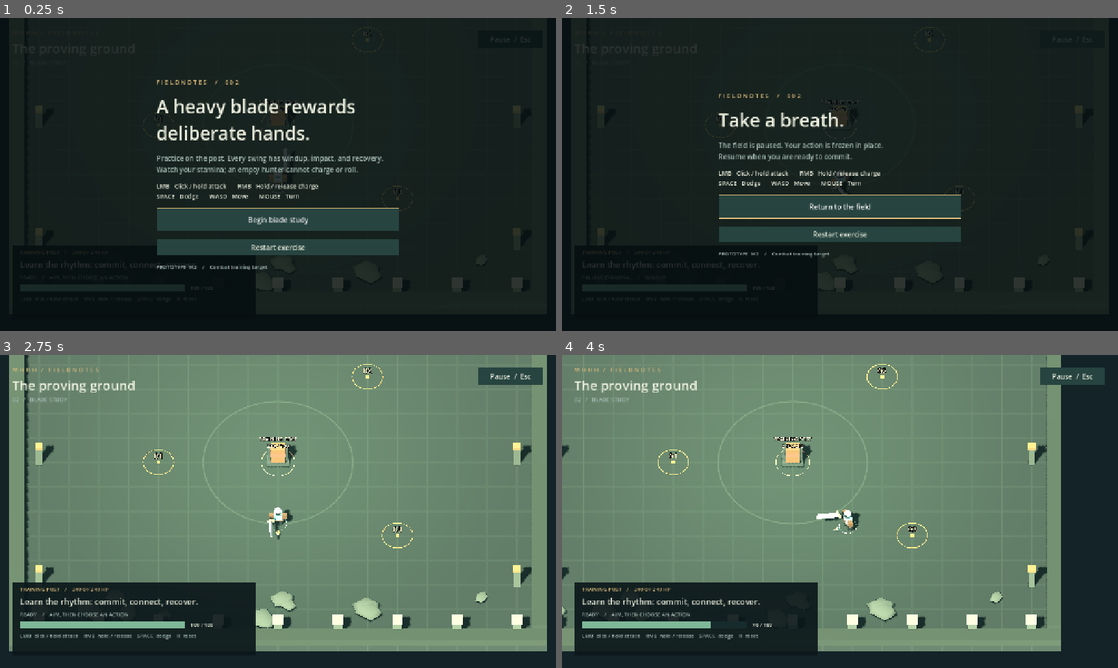
Above: before the commit, frames 1-4 (two rows, left to right).
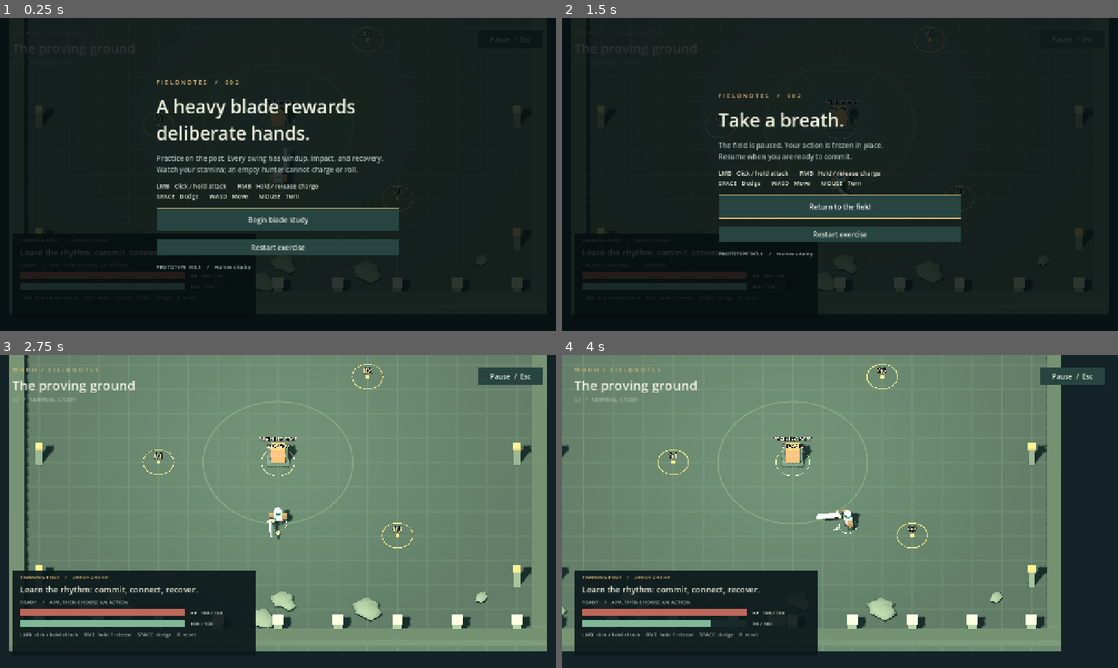
Above: after the commit, the same moments.

Repository: HULIANGA/mhhh
Game: Godot game, scene res://scenes/main.tscn
The game is run twice, just before and just after one commit, with the same random seed, the same clock (stepped at 60 frames per second) and the same inputs.
Inputs (mouse positions are in pixels of both pictures, inside the frame that each line leads up to):
- Up to frame 1 (0.25 s): no input
- Up to frame 2 (1.5 s): click "Begin blade study" at 0.5 s; click "Pause / Esc" at 1.25 s
- Up to frame 3 (2.75 s): click "Restart exercise" at 2 s
- Up to frame 4 (4 s): tap Enter at 2.75 s; move the mouse to (962, 495) at 2.77 s; hold D (move_right) 2.78-3.53 s; click (962, 495) at 2.85 s; tap Space (dodge) at 3.05, 3.6 s; move the mouse to (728, 527) at 3.52 s; hold S (move_down) from 3.53 s (still down); click (728, 527) at 3.8 s

The runs differ from the first frame. In frame 1, 0.8% of the frame differs, in the area x 3-48%, y 68-88%; in frame 2, 0.8%; in frame 3, 3.6%, in the area x 2-46%, y 13-91%; in frame 4, 3.6%.

Commit message:
Add player health, HUD and vitality tests
Implement M3.1 player vitality: add max_health/health, receive_hit() with attack-token deduplication, dodge invulnerability, defeated state and reset behavior. Expose health_changed, hit_received and defeated signals; connect HUD to show player health and transient hurt feedback. Add automated tests (tests/vitality_test.gd) covering health, deduplication, dodge immunity, defeat and reset, and update tools/dev.py to run them. Update README, INPUT.md, M3_PLAN and add M3_ACCEPTANCE.md to document M3 progress and acceptance criteria.

Diff:
--- a/scripts/hud.gd
+++ b/scripts/hud.gd
@@ -15,6 +15,8 @@
 var objective: Label
 var target_health: Label
 var action_label: Label
+var player_health_bar: ProgressBar
+var player_health_value: Label
 var stamina_bar: ProgressBar
 var stamina_value: Label
 var feedback: Label
@@ -33,7 +35,7 @@
 	top.add_child(heading)
 	_label(heading, "M H H H   /   F I E L D N O T E S", 14, ACCENT)
 	_label(heading, "The proving ground", 30, INK)
-	_label(heading, "02   /   BLADE STUDY", 13, MUTED)
+	_label(heading, "03   /   SURVIVAL STUDY", 13, MUTED)
 	var pause_button := _button("Pause  /  Esc", func(): pause_requested.emit())
 	_root.add_child(pause_button)
 	pause_button.set_anchors_and_offsets_preset(Control.PRESET_TOP_RIGHT)
@@ -46,7 +48,7 @@
 	_root.add_child(bottom)
 	bottom.set_anchors_and_offsets_preset(Control.PRESET_BOTTOM_LEFT)
 	bottom.offset_left = 28
-	bottom.offset_top = -198
+	bottom.offset_top = -226
 	bottom.offset_right = 590
 	bottom.offset_bottom = -28
 	var content := VBoxContainer.new()
@@ -55,6 +57,18 @@
 	target_health = _label(content, "TRAINING POST    /    240 HP", 12, ACCENT)
 	objective = _label(content, "Learn the rhythm: commit, connect, recover.", 19, INK)
 	action_label = _label(content, "READY    /    AIM, THEN CHOOSE AN ACTION", 12, MUTED)
+	var health_row := HBoxContainer.new()
+	health_row.add_theme_constant_override("separation", 12)
+	content.add_child(health_row)
+	player_health_bar = ProgressBar.new()
+	player_health_bar.custom_minimum_size = Vector2(380, 18)
+	player_health_bar.show_percentage = false
+	player_health_bar.max_value = 100
+	player_health_bar.value = 100
+	player_health_bar.add_theme_stylebox_override("background", _panel(Color("2d2020")))
+	player_health_bar.add_theme_stylebox_override("fill", _panel(Color("bd675b")))
+	health_row.add_child(player_health_bar)
+	player_health_value = _label(health_row, "HP  100 / 100", 12, INK)
 	var stamina_row := HBoxContainer.new()
 	stamina_row.add_theme_constant_override("separation", 12)
 	content.add_child(stamina_row)
@@ -120,7 +134,7 @@
 	box.add_child(start_button)
 	var reset_button := _button("Restart exercise", func(): reset_requested.emit())
 	box.add_child(reset_button)
-	_label(box, "PROTOTYPE  M2    /    Combat training target", 12, MUTED)
+	_label(box, "PROTOTYPE  M3.1    /    Hunter vitality", 12, MUTED)
 
 func show_menu(first_time: bool) -> void:
 	overlay.show()
@@ -138,6 +152,11 @@
 	stamina_bar.value = current
 	stamina_value.text = "%d / %d" % [roundi(current), roundi(maximum)]
 
+func set_player_health(current: int, maximum: int) -> void:
+	player_health_bar.max_value = maximum
+	player_health_bar.value = current
+	player_health_value.text = "HP  %d / %d" % [current, maximum]
+
 func set_target_health(current: int, maximum: int) -> void:
 	target_health.text = "TRAINING POST    /    %d OF %d HP" % [current, maximum]
 	objective.text = "Post broken. Press R to rebuild it." if current <= 0 else "Learn the rhythm: commit, connect, recover."
@@ -147,6 +166,9 @@
 
 func show_hit(damage: int) -> void:
 	_show_feedback("HIT  /  %d" % damage, ACCENT)
+
+func show_player_hit(damage: int) -> void:
+	_show_feedback("HURT  /  -%d HP" % damage, DANGER)
 
 func show_denied(reason: String) -> void:
 	_show_feedback(reason.to_upper(), DANGER)
--- a/scripts/main.gd
+++ b/scripts/main.gd
@@ -25,11 +25,14 @@
 	hud.continue_requested.connect(resume)
 	hud.pause_requested.connect(pause)
 	hud.reset_requested.connect(reset_exercise)
+	player.health_changed.connect(hud.set_player_health)
+	player.hit_received.connect(_on_player_hit)
 	player.stamina_changed.connect(hud.set_stamina)
 	player.action_changed.connect(hud.set_action)
 	player.attack_landed.connect(_on_attack_landed)
 	player.action_denied.connect(hud.show_denied)
 	training_dummy.health_changed.connect(hud.set_target_health)
+	hud.set_player_health(player.health, player.max_health)
 	hud.set_stamina(player.stamina, player.max_stamina)
 	hud.set_target_health(training_dummy.health, training_dummy.max_health)
 	hud.set_action("Ready", "Aim, then choose an action")
@@ -77,3 +80,6 @@
 
 func _on_attack_landed(damage: int, _target_name: String, _world_position: Vector3) -> void:
 	hud.show_hit(damage)
+
+func _on_player_hit(damage: int, _world_position: Vector3) -> void:
+	hud.show_player_hit(damage)
--- a/scripts/player.gd
+++ b/scripts/player.gd
@@ -2,6 +2,9 @@
 extends CharacterBody3D
 
 signal stamina_changed(current: float, maximum: float)
+signal health_changed(current: int, maximum: int)
+signal hit_received(damage: int, world_position: Vector3)
+signal defeated
 signal action_changed(action: String, phase: String)
 signal attack_landed(damage: int, target_name: String, world_position: Vector3)
 signal action_denied(reason: String)
@@ -12,6 +15,7 @@
 const STATE_CHARGE_CANCEL: StringName = &"charge_cancel"
 const STATE_CHARGE_RELEASE: StringName = &"charge_release"
 const STATE_DODGING: StringName = &"dodging"
+const STATE_DEFEATED: StringName = &"defeated"
 const LIGHT_ACTION: CombatActionData = preload("res://data/light_1.tres")
 const CHARGE_ACTIONS: Array[CombatActionData] = [
 	preload("res://data/charge_1.tres"),
@@ -34,6 +38,7 @@
 @export var acceleration: float = 32.0
 @export var turn_speed: float = 16.0
 @export var dodge_speed: float = 11.0
+@export_range(1, 999) var max_health: int = 100
 @export var max_stamina: float = 100.0
 @export var stamina_regeneration: float = 24.0
 @export var stamina_regeneration_delay: float = 0.7
@@ -41,12 +46,14 @@
 
 var travel_distance: float = 0.0
 var input_frame := HunterInputFrame.new()
+var health: int = 100
 var stamina: float = 100.0
 var action_state: StringName = STATE_FREE
 var action_phase: StringName = &"ready"
 var combo_step: int = 0
 var charge_tier: int = 0
 var is_invulnerable: bool = false
+var is_defeated: bool = false
 var last_attack_damage: int = 0
 var _action_data: CombatActionData
 var _action_elapsed: float = 0.0
@@ -61,6 +68,7 @@
 var _queued_charge: bool = false
 var _attack_token: int = 0
 var _hit_targets: Dictionary = {}
+var _resolved_incoming_attacks: Dictionary = {}
 var _dodge_direction := Vector3.ZERO
 var _stamina_delay_left: float = 0.0
 var _walk_time: float = 0.0
@@ -72,12 +80,17 @@
 @onready var input_source: HunterInputSource = $InputSource
 
 func _ready() -> void:
+	health = max_health
 	stamina = max_stamina
 	_build_placeholder()
+	health_changed.emit(health, max_health)
 	stamina_changed.emit(stamina, max_stamina)
 	action_changed.emit("Ready", "Aim, then choose an action")
 
 func _physics_process(delta: float) -> void:
+	if is_defeated:
+		velocity = Vector3.ZERO
+		return
 	input_frame = input_source.sample(get_viewport(), global_position)
 	_update_attack_hold(delta)
 	_regenerate_stamina(delta)
@@ -328,6 +341,35 @@
 			if target.receive_hit(_attack_token, _action_data.damage, hit_position):
 				attack_landed.emit(_action_data.damage, target.name, hit_position)
 
+func receive_hit(attack_token: int, damage: int, hit_position: Vector3) -> bool:
+	if damage <= 0 or _resolved_incoming_attacks.has(attack_token):
+		return false
+	# Record an attack even when dodged. The same active attack must not deal a
+	# delayed hit after its overlap began during the invulnerability window.
+	_resolved_incoming_attacks[attack_token] = true
+	if is_invulnerable or is_defeated:
+		return false
+	var applied_damage := mini(damage, health)
+	health = maxi(health - damage, 0)
+	health_changed.emit(health, max_health)
+	hit_received.emit(applied_damage, hit_position)
+	if health <= 0:
+		_enter_defeated_state()
+	return true
+
+func _enter_defeated_state() -> void:
+	if is_defeated:
+		return
+	clear_input()
+	_finish_action()
+	is_defeated = true
+	action_state = STATE_DEFEATED
+	action_phase = &"down"
+	velocity = Vector3.ZERO
+	visuals.rotation.z = deg_to_rad(-72.0)
+	action_changed.emit("Hunter down", "Press R to reset")
+	defeated.emit()
+
 func _spend_stamina(amount: float, failure_message: String) -> bool:
 	if stamina + 0.001 < amount:
 		action_denied.emit(failure_message)
@@ -382,14 +424,18 @@
 func reset() -> void:
 	clear_input()
 	_attack_repeat_blocked = false
+	is_defeated = false
 	position = Vector3(0.0, 0.05, 5.0)
 	velocity = Vector3.ZERO
 	travel_distance = 0.0
 	visuals.rotation = Vector3.ZERO
 	visuals.position = Vector3.ZERO
+	health = max_health
 	stamina = max_stamina
+	_resolved_incoming_attacks.clear()
 	_stamina_delay_left = 0.0
 	_finish_action()
+	health_changed.emit(health, max_health)
 	stamina_changed.emit(stamina, max_stamina)
 
 func _animate_walk(delta: float) -> void:
--- /dev/null
+++ b/tests/vitality_test.gd
@@ -0,0 +1,85 @@
+extends SceneTree
+## Verify the player's M3.1 health, hit deduplication, dodge immunity, defeat, and reset contract.
+
+class TestInputSource extends HunterInputSource:
+	var frame := HunterInputFrame.new()
+	func sample(_viewport: Viewport, _position: Vector3) -> HunterInputFrame:
+		return frame
+	func clear() -> void:
+		frame = HunterInputFrame.new()
+
+var failures: int = 0
+var defeat_events: int = 0
+var game: Node3D
+var hunter: Hunter
+var source: TestInputSource
+
+func _initialize() -> void:
+	_run.call_deferred()
+
+func _run() -> void:
+	game = load("res://scenes/main.tscn").instantiate()
+	root.add_child(game)
+	current_scene = game
+	hunter = game.get_node("Player")
+	source = TestInputSource.new()
+	hunter.add_child(source)
+	hunter.input_source = source
+	hunter.defeated.connect(_on_hunter_defeated)
+	game.resume()
+	await _frames(3)
+
+	_expect(hunter.health == hunter.max_health, "Hunter starts at maximum health")
+	_expect(game.hud.player_health_bar.value == hunter.max_health, "HUD starts with the hunter's current health")
+	_expect(hunter.receive_hit(7001, 25, hunter.global_position), "A new incoming attack is accepted")
+	_expect(hunter.health == 75 and game.hud.player_health_bar.value == 75, "Accepted damage updates hunter health and HUD")
+	_expect(not hunter.receive_hit(7001, 25, hunter.global_position) and hunter.health == 75, "One incoming attack token cannot damage the hunter twice")
+
+	game.reset_exercise()
+	await _frames(2)
+	source.frame.dodge.pressed = true
+	source.frame.dodge.held = true
+	await _frames(1)
+	source.frame = HunterInputFrame.new()
+	_expect(hunter.is_invulnerable, "Dodge enters its invulnerability window before incoming damage")
+	_expect(not hunter.receive_hit(7002, 40, hunter.global_position) and hunter.health == hunter.max_health, "Dodge invulnerability rejects incoming damage")
+	await _frames(18)
+	_expect(not hunter.is_invulnerable, "Dodge eventually leaves its invulnerability window")
+	_expect(not hunter.receive_hit(7002, 40, hunter.global_position) and hunter.health == hunter.max_health, "An attack dodged during invulnerability cannot hit later with the same token")
+	_expect(hunter.receive_hit(7003, 20, hunter.global_position) and hunter.health == 80, "A different attack can hit after invulnerability ends")
+
+	var defeats_before := defeat_events
+	_expect(hunter.receive_hit(7004, 999, hunter.global_position), "Lethal damage is accepted once")
+	_expect(hunter.health == 0 and hunter.is_defeated and hunter.action_state == Hunter.STATE_DEFEATED, "Lethal damage puts the hunter into the defeated state")
+	_expect(defeat_events == defeats_before + 1, "Defeat emits exactly once for the lethal hit")
+	var defeated_position := hunter.position
+	source.frame.movement = Vector2.RIGHT
+	await _frames(5)
+	_expect(hunter.position.is_equal_approx(defeated_position), "A defeated hunter cannot keep moving")
+	_expect(not hunter.receive_hit(7005, 10, hunter.global_position) and defeat_events == defeats_before + 1, "Further attacks do not repeat defeat settlement")
+
+	game.reset_exercise()
+	await _frames(2)
+	_expect(hunter.health == hunter.max_health and not hunter.is_defeated and hunter.action_state == Hunter.STATE_FREE, "Reset restores hunter health and control")
+	_expect(game.hud.player_health_bar.value == hunter.max_health, "Reset restores the HUD health display")
+	_expect(hunter.receive_hit(7001, 1, hunter.global_position), "Reset clears resolved incoming attack tokens")
+
+	if failures == 0:
+		print("VITALITY TESTS: PASS")
+	else:
+		printerr("VITALITY TESTS: %d FAILURE(S)" % failures)
+	quit(failures)
+
+func _on_hunter_defeated() -> void:
+	defeat_events += 1
+
+func _frames(count: int) -> void:
+	for frame_index in range(count):
+		await physics_frame
+
+func _expect(condition: bool, message: String) -> void:
+	if condition:
+		print("PASS: %s" % message)
+	else:
+		failures += 1
+		printerr("FAIL: %s" % message)
Not shown, added: tests/vitality_test.gd.uid
Not shown, changed: README.md
Not shown, changed: docs/INPUT.md
Not shown, added: docs/M3_ACCEPTANCE.md
Not shown, changed: docs/M3_PLAN.md
Not shown, changed: tools/dev.py
